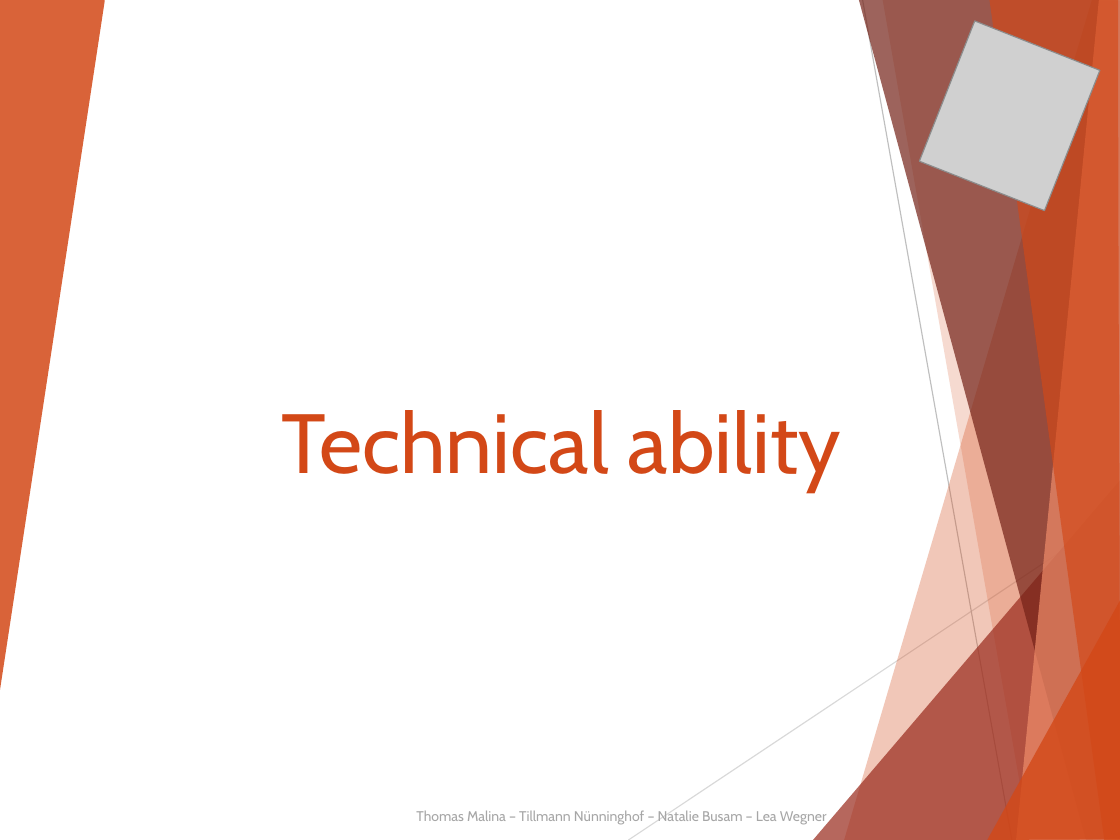
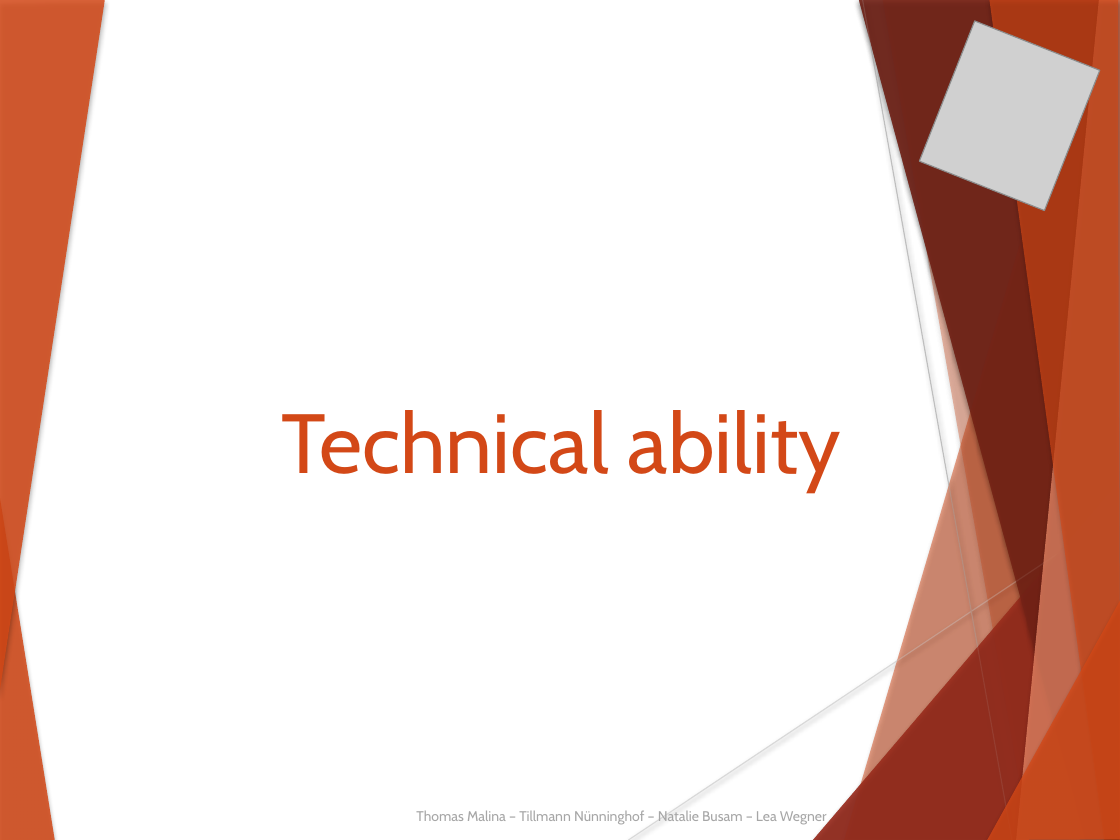
Before and after one commit to Kalkihe/Deminder, a slide deck: slide 13 of Documentation/Exam/Deminder.pptx. Drawn at 1120x840 pixels with LibreOffice and Linux fonts; fonts in the diff are those of the drawing; grey boxes stand for pictures. Boxes give left, top, right and bottom in pixels: in the first picture for what was removed or moved away, otherwise in the second. Text is boxed around its words. In the diff, an @@ line names an element or a change of style, - is before the commit and + after.

```diff
--- a/Documentation/Exam/Deminder.pptx
+++ b/Documentation/Exam/Deminder.pptx
@@ freeform shape at box(0, 0, 104, 697): shadow on; outline redrawn @@
@@ line (862, 0) - (1012, 840): stroke #BFBFBF 0.75 pt to #BFBFBF 0.74 pt @@
@@ freeform shape added at box(0, 492, 55, 840), fill #D34817 at 85% opacity @@
@@ line (628, 840) - (1120, 512): stroke #D9D9D9 0.75 pt to #D9D9D9 0.74 pt @@
@@ shadow on in 7 elements at box(844, 0, 1120, 840), box(883, 0, 1120, 840), box(813, 480, 1120, 840), box(859, 0, 1120, 840), box(1016, 0, 1120, 840), box(989, 0, 1120, 840), box(987, 599, 1120, 840) @@
@@ group added at box(813, 0, 1120, 840): 7 freeform shapes @@
```
Also in this commit, not shown: 20 other slides changed, 1 other file.
